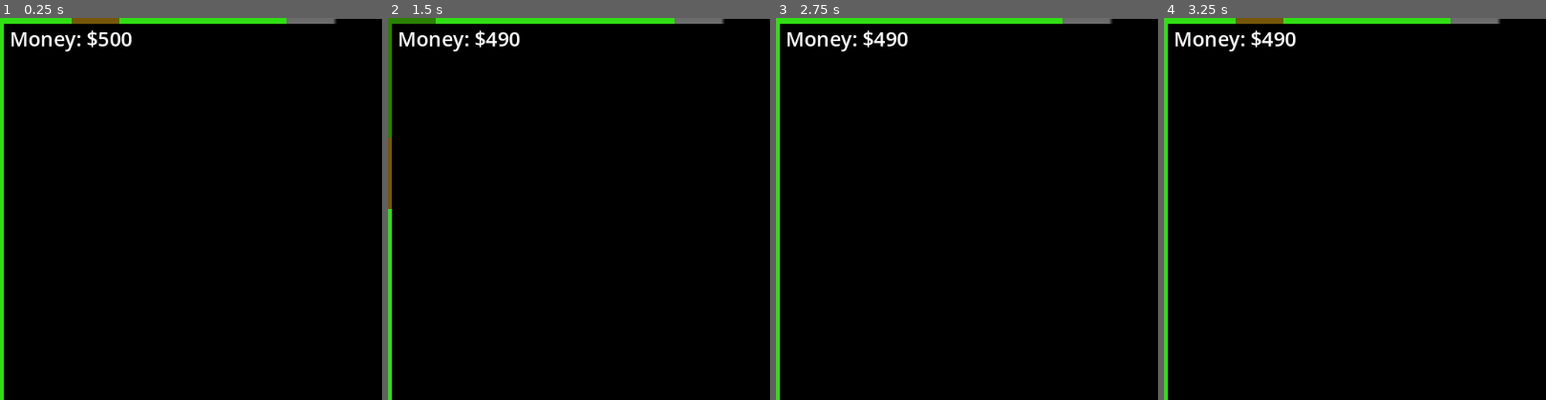
Above: before the commit, frames 1-4 (left to right).
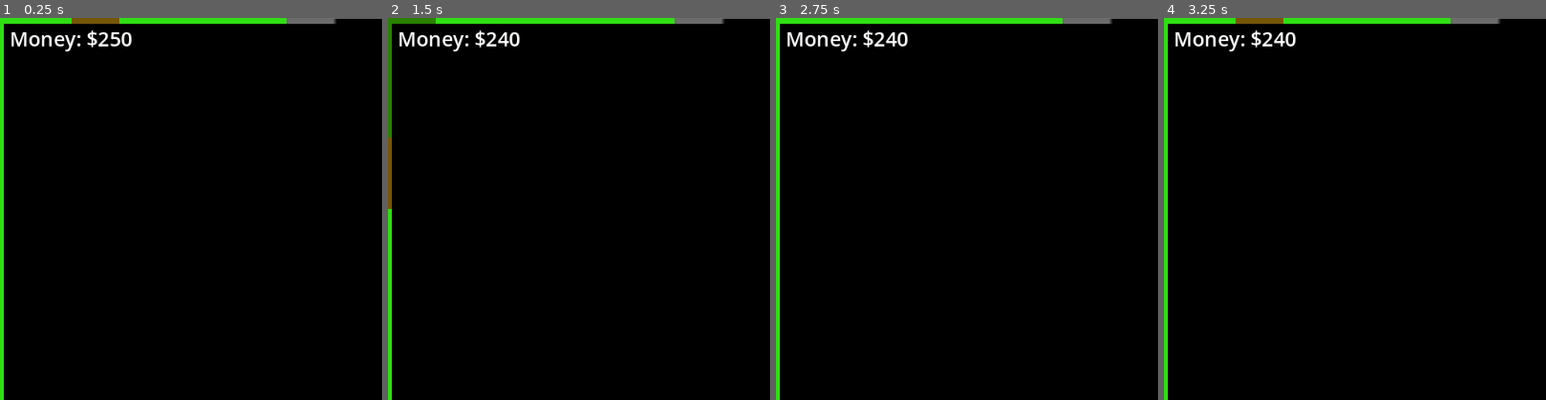
Above: after the commit, the same moments.

Repository: airo4858/we_love_gambling
Game: Godot game, scene res://main.tscn
Same seed, same stepped clock (60 frames per second), same inputs: the game is played once before the commit and once after it.
Inputs (mouse positions are % of the whole screen's width and height, from its top left):
- Up to frame 1 (0.25 s): no input
- Up to frame 2 (1.5 s): move the mouse to (72, 45) at 0.52 s; click (72, 45) at 0.67 s; move the mouse to (30, 55) at 1.27 s; click (30, 55) at 1.42 s
- Up to frame 3 (2.75 s): move the mouse to (60, 28) at 2.02 s; click (60, 28) at 2.17 s
- Up to frame 4 (3.25 s): move the mouse to (45, 70) at 2.77 s; click (45, 70) at 2.92 s
The pictures show only the part of the screen within x 0-50%, y 0-50%; the shares and areas given below are measured in that part.

The runs differ from the first frame. In frame 1, 0.1% of the frame differs, in the area x 25-32%, y 3-8%; in frame 2, 0.2%; in frame 3, 0.2%; in frame 4, 0.2%.

Commit message:
fixed the amount of money

Diff:
--- a/hud.gd
+++ b/hud.gd
@@ -1,6 +1,6 @@
 extends CanvasLayer
 
-var money : int = 500
+var money : int = 250
 
 func go_gambling(num : int):
 	money -= num
--- a/hud.tscn
+++ b/hud.tscn
@@ -11,4 +11,4 @@
 offset_right = 171.0
 offset_bottom = 64.0
 theme_override_font_sizes/font_size = 27
-text = "Money: $500"
+text = "Money: $250"
--- a/main.gd
+++ b/main.gd
@@ -4,7 +4,7 @@
 var slot2_number: int
 var slot3_number: int
 var gambling_state : bool = true
-@export var money : int = 500
+@export var money : int = 250
 @onready var slots = get_node("Slot3").get_node("AnimationSlots")
 
 func _input(event):
@@ -116,11 +116,11 @@
 				else:
 					await slots.animation_finished
 					$aw_dang_it.play()
-				if (money <= 100):
+				if (money <= 100 and money > 75):
 					$RearviewAnimation.play("Shark1")
-				elif (money <= 75):
+				elif (money <= 75 and money > 50):
 					$RearviewAnimation.play("Shark2")
-				elif (money <= 50):
+				elif (money <= 50 and money > 25):
 					$RearviewAnimation.play("Shark3")
 				elif (money <= 25):
 					$RearviewAnimation.play("Shark4")
@@ -134,4 +134,3 @@
 func _process(_delta):
 	$Lose.visible = false
 	$AnimationBackground.play("basic_driving")
-	$RearviewAnimation.play("Base")
